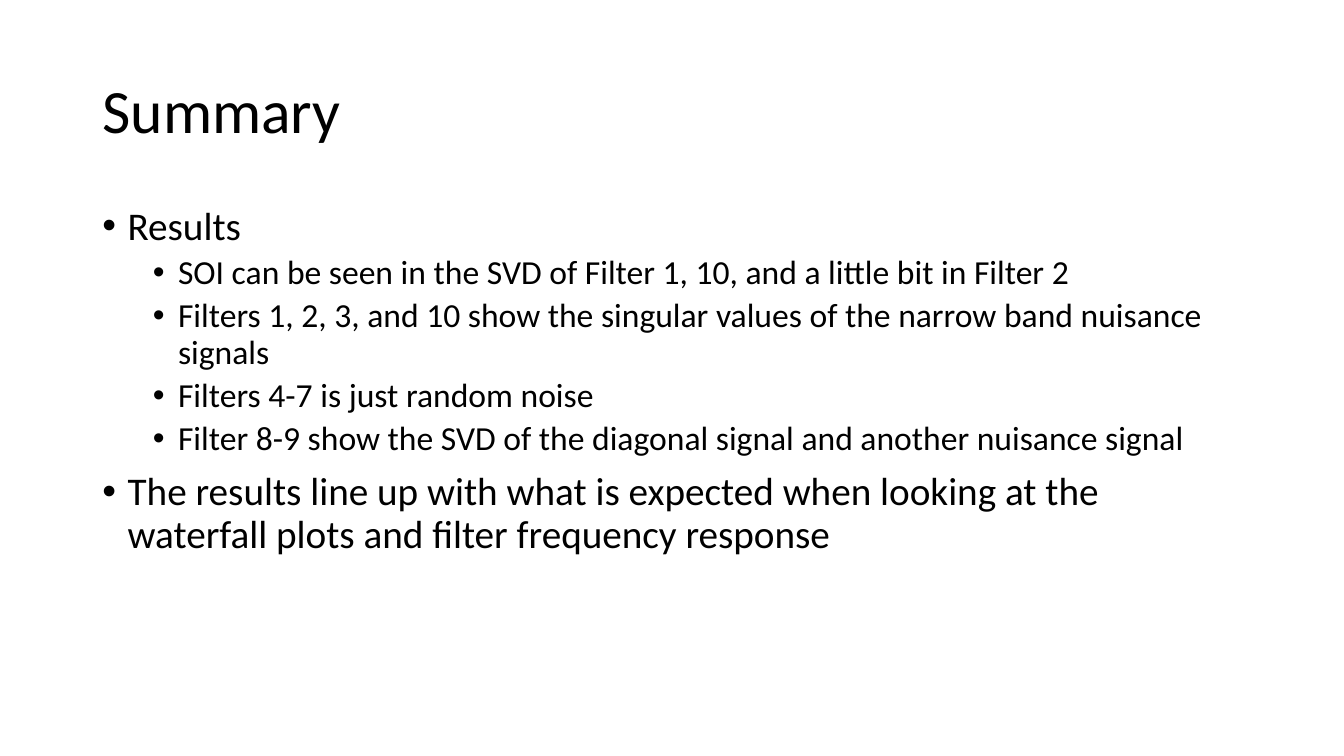
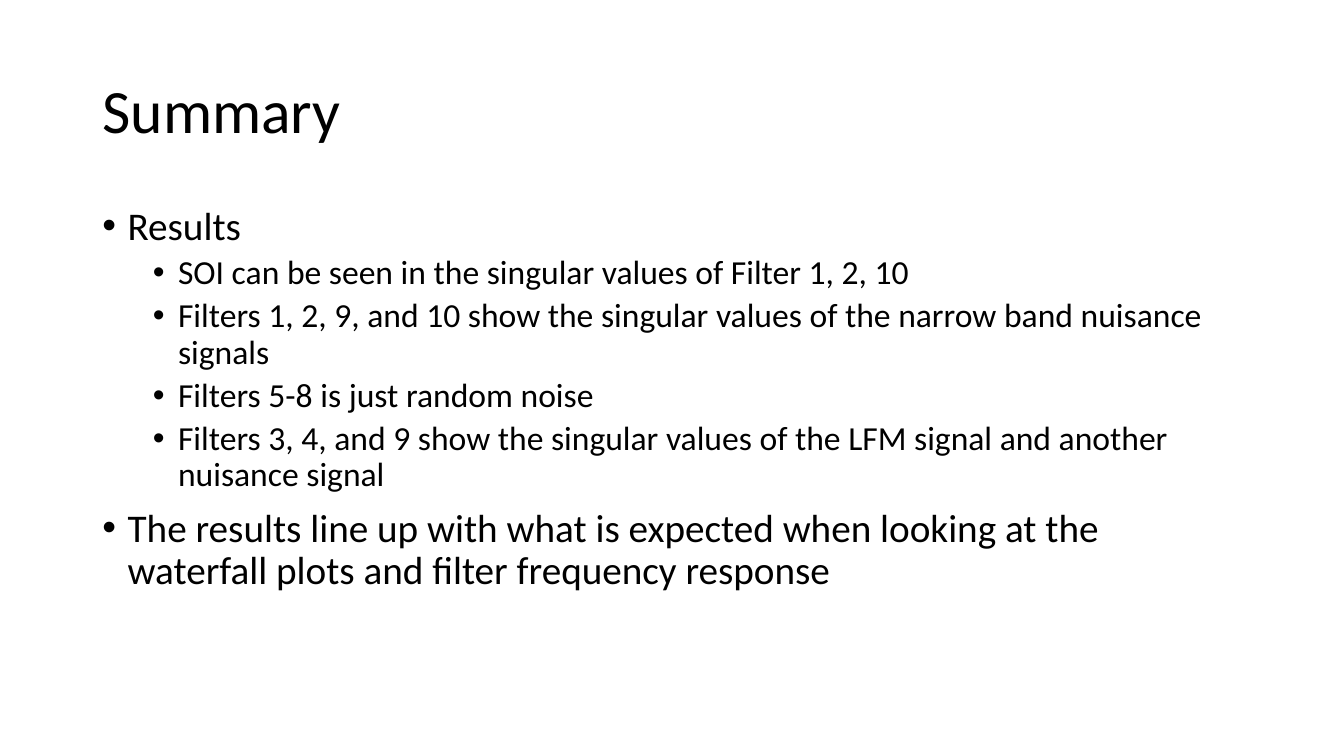
Before and after one commit to laurenlusk/DigiCommFinalProject, a slide deck: slide 13 of Singular Value Powerpoints/SVD 10 Filters Snippet 3.pptx. Drawn at 1344x756 pixels with LibreOffice and Linux fonts; fonts in the diff are those of the drawing. Boxes give left, top, right and bottom in pixels: in the first picture for what was removed or moved away, otherwise in the second. Text is boxed around its words. In the diff, an @@ line names an element or a change of style, - is before the commit and + after.

```diff
--- a/Singular Value Powerpoints/SVD 10 Filters Snippet 3.pptx
+++ b/Singular Value Powerpoints/SVD 10 Filters Snippet 3.pptx
@@ text at box(178, 260, 1202, 492): text changed @@
-  • SOI can be seen in the SVD of Filter 1, 10, and a little bit in Filter 2
-  • Filters 1, 2, 3, and 10 show the singular values of the narrow band nuisance signals
-  • Filters 4-7 is just random noise
-  • Filter 8-9 show the SVD of the diagonal signal and another nuisance signal
+  • SOI can be seen in the singular values of Filter 1, 2, 10
+  • Filters 1, 2, 9, and 10 show the singular values of the narrow band nuisance signals
+  • Filters 5-8 is just random noise
+  • Filters 3, 4, and 9 show the singular values of the LFM signal and another nuisance signal
```
Also in this commit, not shown: 3 other slides changed, 3 other files.
